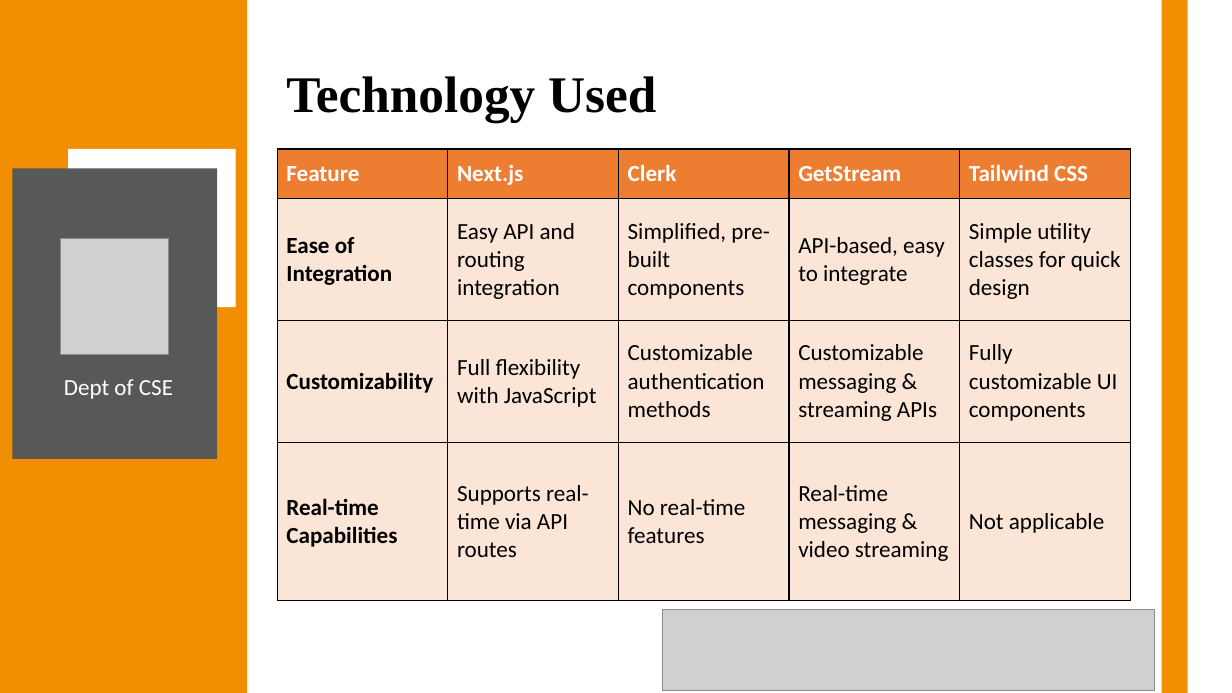
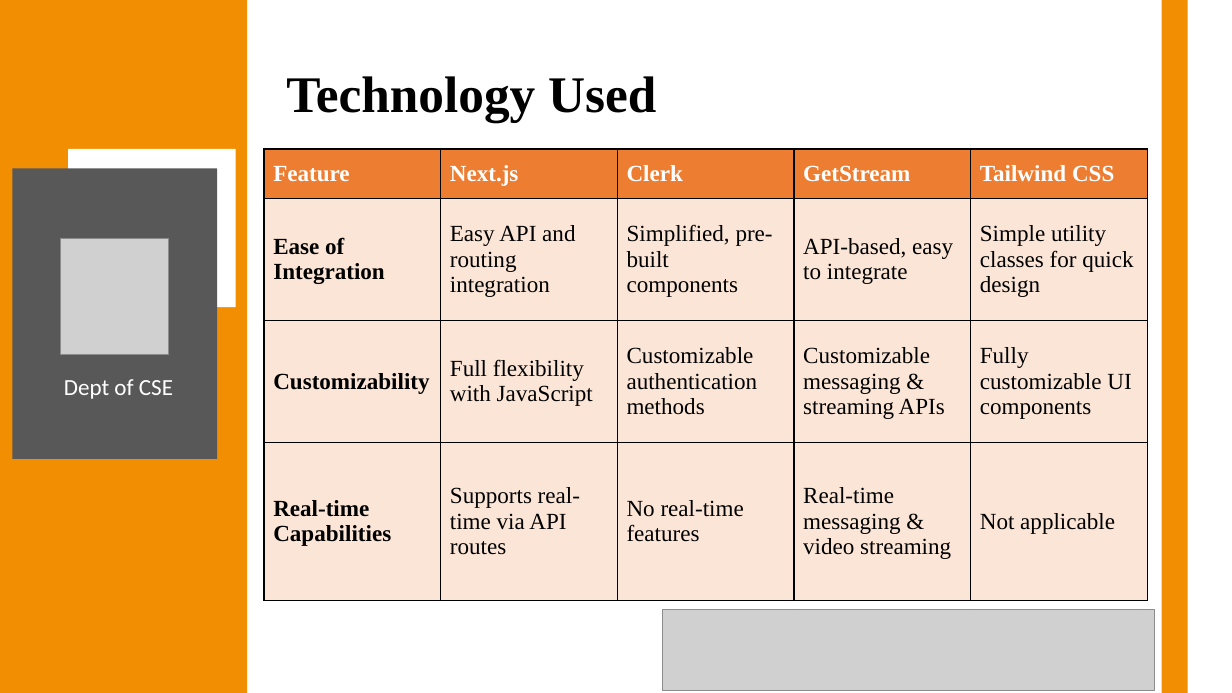
Before and after one commit to Anish202020/7th-Semester, a slide deck: slide 15 of Report & PPT/Project Work/Ppt/Callify Synopsis.pptx. Drawn at 1232x693 pixels with LibreOffice and Linux fonts; fonts in the diff are those of the drawing; grey boxes stand for pictures. Boxes give left, top, right and bottom in pixels: in the first picture for what was removed or moved away, otherwise in the second. Text is boxed around its words. In the diff, an @@ line names an element or a change of style, - is before the commit and + after.

```diff
--- a/Report & PPT/Project Work/Ppt/Callify Synopsis.pptx
+++ b/Report & PPT/Project Work/Ppt/Callify Synopsis.pptx
@@ table at (264, 149, 1147, 601) @@
@@ font Calibri to Times New Roman @@
@@ table: place and size @@
-table at (277, 149, 1132, 601)
+table at (264, 149, 1147, 601)
```
Also in this commit, not shown: 3 other slides changed, 5 other files.
